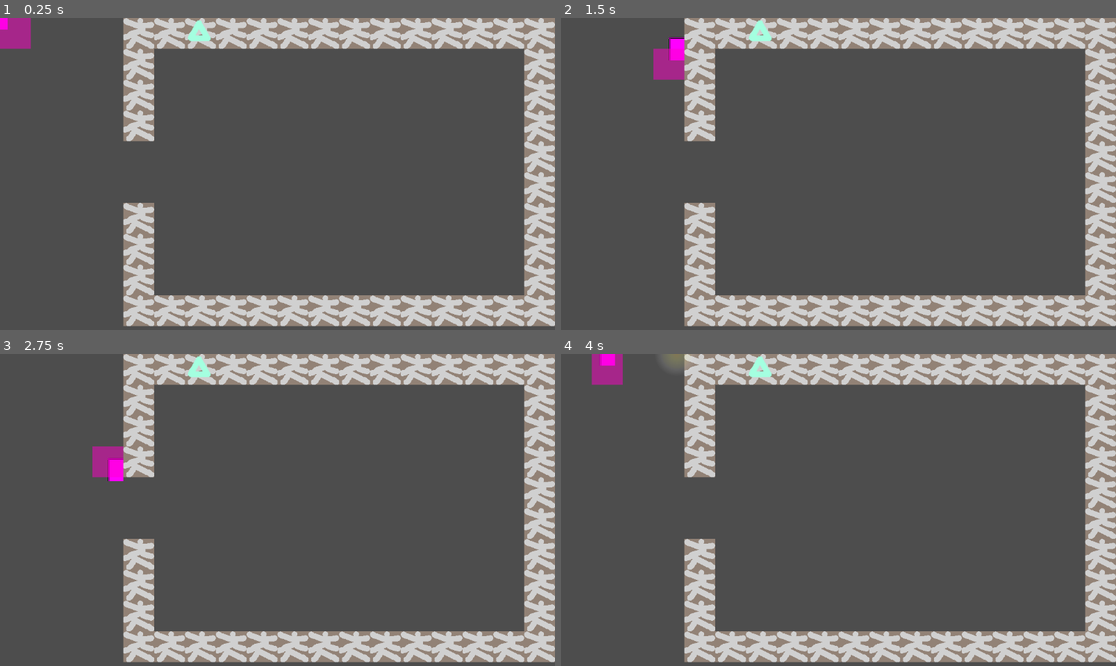
Above: before the commit, frames 1-4 (two rows, left to right).
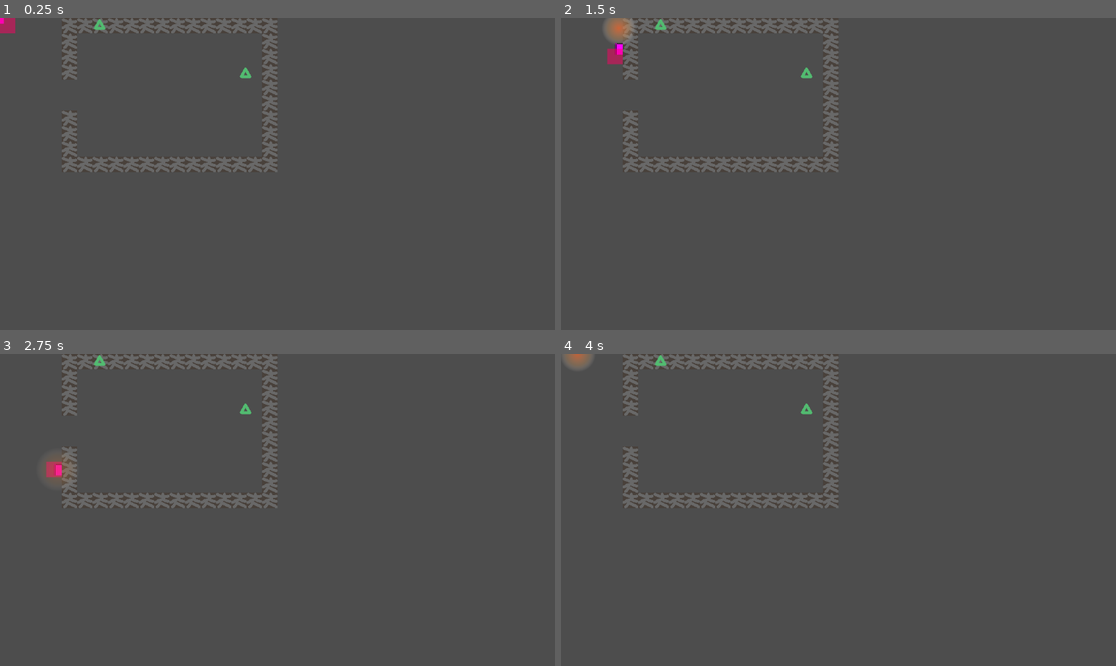
Above: after the commit, the same moments.

Repository: JoshuaKlot/gdg-game-jam-5
Game: Godot game, scene res://scene/game.tscn
Same seed, same stepped clock (60 frames per second), same inputs: the game is played once before the commit and once after it.
Inputs:
- Up to frame 1 (0.25 s): no input
- Up to frame 2 (1.5 s): tap Enter at 0.5 s; hold D (p_right) 0.53-1.28 s; hold E (p_collect) 0.53-1.28 s; tap Space (p_cast, bound only after the commit) at 0.8, 1.35 s; hold S (p_down) from 1.28 s (still down)
- Up to frame 3 (2.75 s): tap E (p_collect) at 1.55 s; release S (p_down) at 2.03 s; hold D (p_right) from 2.03 s (still down); hold E (p_collect) from 2.03 s (still down); tap Space (p_cast, bound only after the commit) at 2.3 s
- Up to frame 4 (4 s): release D (p_right) at 2.78 s; release E (p_collect) at 2.78 s; hold W (p_up) 2.78-3.53 s; tap Space (p_cast, bound only after the commit) at 2.85, 3.8 s; tap E (p_collect) at 3.05 s; hold A (p_left) from 3.53 s (still down); hold E (p_collect) from 3.53 s (still down)

The runs differ from the first frame. In frame 1, 26% of the frame differs, in the area x 0-100%, y 0-99%; in frame 2, 27%, in the area x 7-100%, y 0-99%; in frame 3, 26%; in frame 4, 26%.

Commit message:
torch ignition, 64x64 -> 32x32 tileset

Diff:
--- a/asset/tileset.tres
+++ b/asset/tileset.tres
@@ -1,22 +1,22 @@
 [gd_resource type="TileSet" load_steps=5 format=3 uid="uid://itlf3q1ll4dv"]
 
-[ext_resource type="Texture2D" uid="uid://c1vnxeinu0v3u" path="res://asset/environment.png" id="1_ej02t"]
-[ext_resource type="Texture2D" uid="uid://du815u4w13fvj" path="res://asset/sigils.png" id="2_14fb3"]
+[ext_resource type="Texture2D" uid="uid://c1vnxeinu0v3u" path="res://asset/environment.png" id="1_1gvdx"]
+[ext_resource type="Texture2D" uid="uid://du815u4w13fvj" path="res://asset/sigils.png" id="2_7rdtg"]
 
 [sub_resource type="TileSetAtlasSource" id="TileSetAtlasSource_dbls1"]
 resource_name = "world"
-texture = ExtResource("1_ej02t")
-texture_region_size = Vector2i(64, 64)
+texture = ExtResource("1_1gvdx")
+texture_region_size = Vector2i(32, 32)
 0:0/0 = 0
-0:0/0/physics_layer_0/polygon_0/points = PackedVector2Array(-32, -32, 32, -32, 32, 32, -32, 32)
+0:0/0/physics_layer_0/polygon_0/points = PackedVector2Array(-16, -16, 16, -16, 16, 16, -16, 16)
 
 [sub_resource type="TileSetAtlasSource" id="TileSetAtlasSource_xwcet"]
-texture = ExtResource("2_14fb3")
-texture_region_size = Vector2i(64, 64)
+texture = ExtResource("2_7rdtg")
+texture_region_size = Vector2i(32, 32)
 0:0/0 = 0
 
 [resource]
-tile_size = Vector2i(64, 64)
+tile_size = Vector2i(32, 32)
 physics_layer_0/collision_layer = 2
 sources/0 = SubResource("TileSetAtlasSource_dbls1")
 sources/1 = SubResource("TileSetAtlasSource_xwcet")
--- a/project.godot
+++ b/project.godot
@@ -18,6 +18,10 @@
 [autoload]
 
 Globals="*res://globals.gd"
+
+[global_group]
+
+Flammable=""
 
 [input]
 
@@ -46,6 +50,11 @@
 "events": [Object(InputEventKey,"resource_local_to_scene":false,"resource_name":"","device":-1,"window_id":0,"alt_press …(192 unchanged characters)…
 ]
 }
+p_cast={
+"deadzone": 0.2,
+"events": [Object(InputEventKey,"resource_local_to_scene":false,"resource_name":"","device":-1,"window_id":0,"alt_pressed":false,"shift_pressed":false,"ctrl_pressed":false,"meta_pressed":false,"pressed":false,"keycode":0,"physical_keycode":32,"key_label":0,"unicode":32,"location":0,"echo":false,"script":null)
+]
+}
 
 [layer_names]
 
--- a/scene/fire_spell.gd
+++ b/scene/fire_spell.gd
@@ -10,10 +10,8 @@
 
 var alive_for: float = 0
 
-# Called when the node enters the scene tree for the first time.
 func _ready() -> void:
-	pass # Replace with function body.
-
+	pass
 
 func _physics_process(delta: float) -> void:
 	var lifetime_inv = 1 / lifetime
--- a/scene/fire_spell.tscn
+++ b/scene/fire_spell.tscn
@@ -15,12 +15,12 @@
 [sub_resource type="CircleShape2D" id="CircleShape2D_lofvj"]
 radius = 32.0
 
-[node name="FireSpell" type="Area2D"]
+[node name="FireSpell" type="Area2D" groups=["Flaming", "Throwable"]]
+monitoring = false
 script = ExtResource("1_rvosn")
 
 [node name="Sprite2D" type="Sprite2D" parent="."]
 texture = SubResource("GradientTexture2D_lofvj")
 
 [node name="CollisionShape2D" type="CollisionShape2D" parent="."]
-visible = false
 shape = SubResource("CircleShape2D_lofvj")
--- a/scene/game.tscn
+++ b/scene/game.tscn
@@ -1,7 +1,8 @@
-[gd_scene load_steps=3 format=4 uid="uid://dgl66mjh6d1bg"]
+[gd_scene load_steps=4 format=4 uid="uid://dgl66mjh6d1bg"]
 
 [ext_resource type="TileSet" uid="uid://itlf3q1ll4dv" path="res://asset/tileset.tres" id="1_dbls1"]
 [ext_resource type="PackedScene" uid="uid://b68gom3wdvx83" path="res://scene/player.tscn" id="2_dbls1"]
+[ext_resource type="PackedScene" uid="uid://beppvlffivbr4" path="res://scene/torch.tscn" id="3_33cqm"]
 
 [node name="Game" type="Node2D"]
 
@@ -15,3 +16,6 @@
 tile_set = ExtResource("1_dbls1")
 
 [node name="Player" parent="." instance=ExtResource("2_dbls1")]
+
+[node name="Torch" parent="." instance=ExtResource("3_33cqm")]
+position = Vector2(511, 115)
--- a/scene/player.gd
+++ b/scene/player.gd
@@ -2,7 +2,7 @@
 
 
 const SPEED = 320.0
-const DECEL = 200.0
+const DECEL = 45.0
 
 var sigil_layer: TileMapLayer = null
 
@@ -28,7 +28,7 @@
 	sigil_layer = get_tree().get_first_node_in_group("SigilLayer")
 
 func _unhandled_input(event: InputEvent) -> void:
-	if event.is_action_pressed("p_collect"):
+	if event.is_action_pressed("p_cast"):
 		var spell = Globals.spells.get(Globals.SigNames.Fire).instantiate()
 		spell.global_position = position
 
--- a/scene/player.tscn
+++ b/scene/player.tscn
@@ -3,11 +3,11 @@
 [ext_resource type="Script" uid="uid://c02m2ffgkcsit" path="res://scene/player.gd" id="1_xo3ru"]
 
 [sub_resource type="PlaceholderTexture2D" id="PlaceholderTexture2D_4qnqm"]
-size = Vector2(32, 48)
+size = Vector2(16, 24)
 
 [sub_resource type="CapsuleShape2D" id="CapsuleShape2D_xo3ru"]
-radius = 16.0
-height = 48.0
+radius = 8.0
+height = 24.0
 
 [sub_resource type="Gradient" id="Gradient_xo3ru"]
 offsets = PackedFloat32Array(1)
@@ -15,6 +15,8 @@
 
 [sub_resource type="GradientTexture2D" id="GradientTexture2D_hjaqi"]
 gradient = SubResource("Gradient_xo3ru")
+width = 32
+height = 32
 
 [node name="Player" type="CharacterBody2D"]
 collision_mask = 2
@@ -29,7 +31,3 @@
 [node name="DebugTileInFront" type="Sprite2D" parent="."]
 texture = SubResource("GradientTexture2D_hjaqi")
 centered = false
-
-[node name="DirectionalLight2D" type="DirectionalLight2D" parent="."]
-shadow_enabled = true
-max_distance = 256.0
--- /dev/null
+++ b/scene/torch.gd
@@ -0,0 +1,26 @@
+extends AnimatedSprite2D
+
+@onready var area: Area2D = $Area2D
+
+var on_fire := false
+
+func _area_entered(a: Area2D) -> void:
+	print(a.get_path())
+	if a.is_in_group("Flaming"):
+		enflame()
+
+# Called when the node enters the scene tree for the first time.
+func _ready() -> void:
+	area.area_entered.connect(_area_entered)
+	pass # Replace with function body.
+
+
+# Called every frame. 'delta' is the elapsed time since the previous frame.
+func _process(delta: float) -> void:
+	pass
+
+func enflame() -> void:
+	if not on_fire:
+		# Do stuff: play ignition sound
+		on_fire = true
+		animation = "lit"
--- /dev/null
+++ b/scene/torch.tscn
@@ -0,0 +1,46 @@
+[gd_scene load_steps=8 format=3 uid="uid://beppvlffivbr4"]
+
+[ext_resource type="Texture2D" uid="uid://c1vnxeinu0v3u" path="res://asset/environment.png" id="1_icg1l"]
+[ext_resource type="Script" uid="uid://cq81ghyyvy0nf" path="res://scene/torch.gd" id="1_lf4n2"]
+[ext_resource type="Texture2D" uid="uid://du815u4w13fvj" path="res://asset/sigils.png" id="2_36k3j"]
+
+[sub_resource type="AtlasTexture" id="AtlasTexture_fskki"]
+atlas = ExtResource("1_icg1l")
+region = Rect2(0, 0, 64, 64)
+
+[sub_resource type="AtlasTexture" id="AtlasTexture_icg1l"]
+atlas = ExtResource("2_36k3j")
+region = Rect2(0, 0, 32, 32)
+
+[sub_resource type="SpriteFrames" id="SpriteFrames_gg0gu"]
+animations = [{
+"frames": [{
+"duration": 1.0,
+"texture": SubResource("AtlasTexture_fskki")
+}],
+"loop": true,
+"name": &"lit",
+"speed": 5.0
+}, {
+"frames": [{
+"duration": 1.0,
+"texture": SubResource("AtlasTexture_icg1l")
+}],
+"loop": true,
+"name": &"unlit",
+"speed": 5.0
+}]
+
+[sub_resource type="RectangleShape2D" id="RectangleShape2D_icg1l"]
+size = Vector2(32, 32)
+
+[node name="Torch" type="AnimatedSprite2D"]
+sprite_frames = SubResource("SpriteFrames_gg0gu")
+animation = &"unlit"
+script = ExtResource("1_lf4n2")
+
+[node name="Area2D" type="Area2D" parent="." groups=["Flammable"]]
+monitorable = false
+
+[node name="CollisionShape2D" type="CollisionShape2D" parent="Area2D"]
+shape = SubResource("RectangleShape2D_icg1l")
Binary file changed: asset/environment.png
Binary file changed: asset/sigils.png
Not shown, added: scene/torch.gd.uid
Not shown, changed: .gitignore
